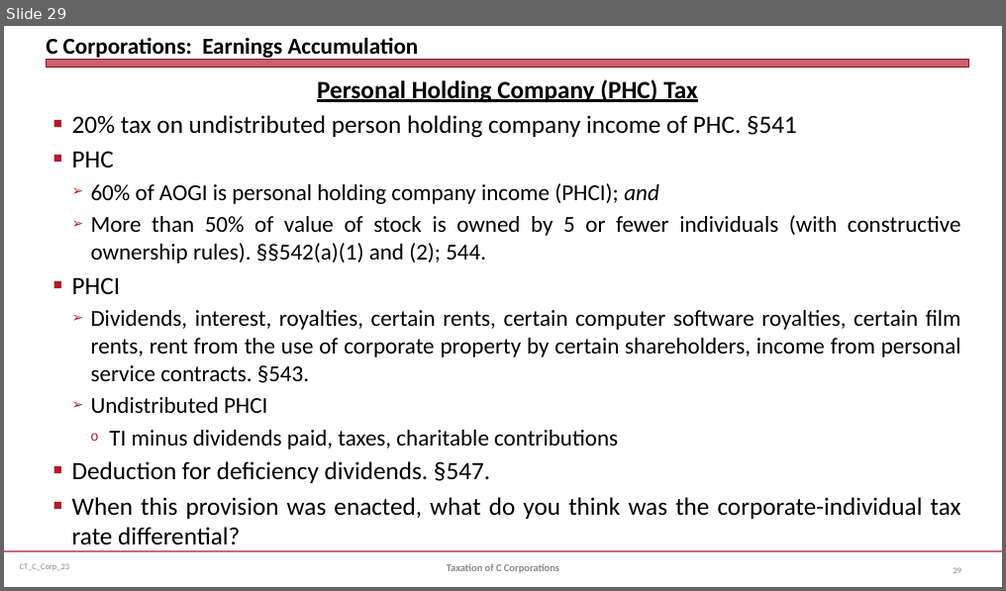
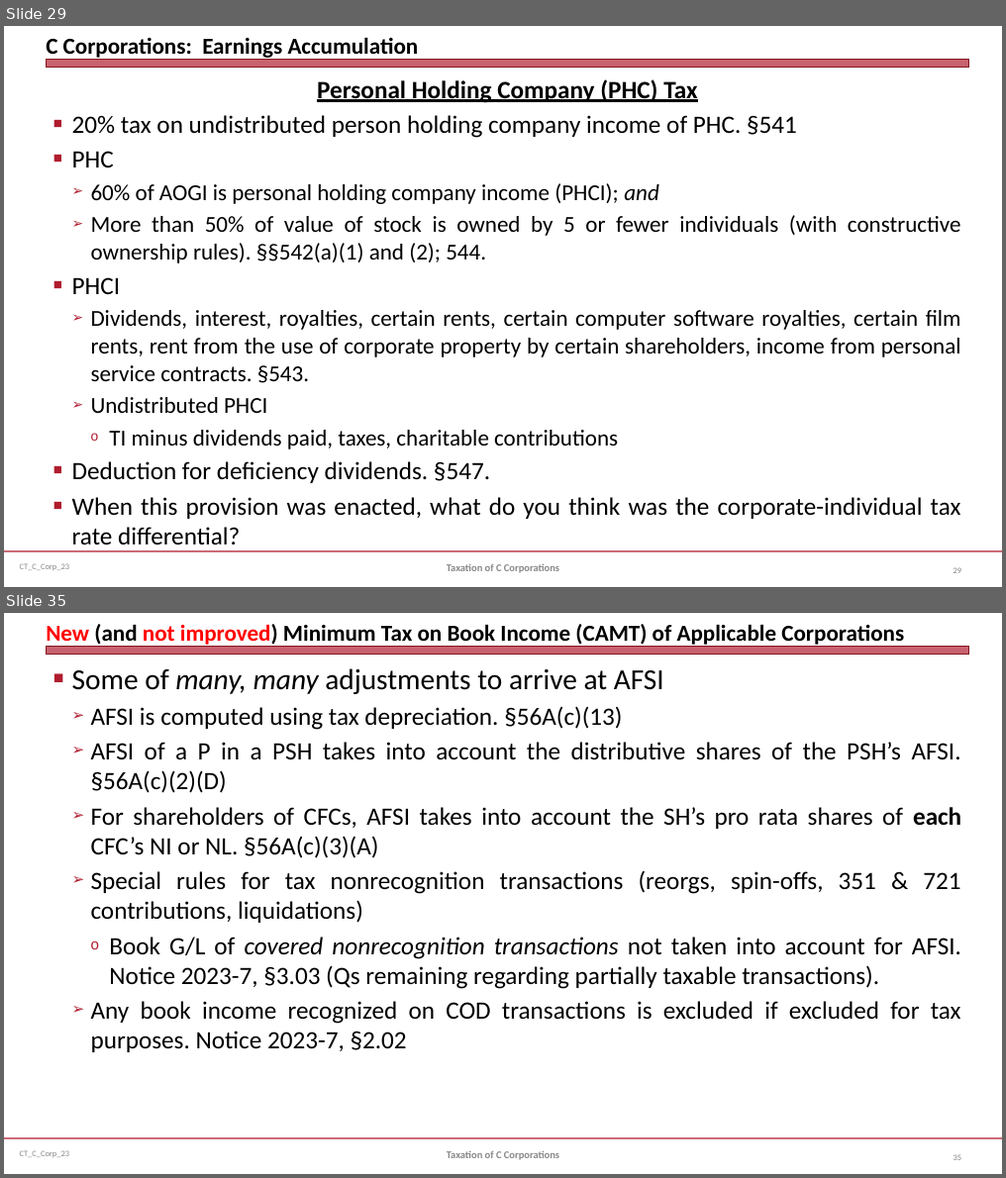
Before and after one commit to jmc877/Corporate-Tax, a slide deck: slides/CT_C_Corp_23.pptx. Shown one above the other, each under a label of ours: slide 29 before the commit, slides 29 and 35 after it; the slides between them are not shown. The pictures are 1006x591 and 1006x1178 pixels, drawn with LibreOffice and Linux fonts; fonts in the diff are those of the drawing. Boxes give left, top, right and bottom in pixels: in the first picture for what was removed or moved away, otherwise in the second. Text is boxed around its words. In the diff, an @@ line names an element or a change of style, - is before the commit and + after.

```diff
--- a/slides/CT_C_Corp_23.pptx
+++ b/slides/CT_C_Corp_23.pptx
@@ slide 35 added at bbox=[4, 613, 1002, 1174], background #FFFFFF; not listed: 3 template elements that a slide beside it also shows @@
@@ title added at bbox=[46, 624, 904, 648], 22 pt, text #000000, bold @@
+New (and not improved) Minimum Tax on Book Income (CAMT) of Applicable Corporations
@@ text added at bbox=[72, 668, 961, 1053], 24 pt, text #000000 @@
+■ Some of many, many adjustments to arrive at AFSI
+  ➢ AFSI is computed using tax depreciation. §56A(c)(13)
+  ➢ AFSI of a P in a PSH takes into account the distributive shares of the PSH’s AFSI. §56A(c)(2)(D)
+  ➢ For shareholders of CFCs, AFSI takes into account the SH’s pro rata shares of each CFC’s NI or NL. §56A(c)(3)(A)
+  ➢ Special rules for tax nonrecognition transactions (reorgs, spin-offs, 351 & 721 contributions, liquidations)
+    o Book G/L of covered nonrecognition transactions not taken into account for AFSI. Notice 2023-7, §3.03 (Qs remaining regarding partially taxable transactions).
+  ➢ Any book income recognized on COD transactions is excluded if excluded for tax purposes. Notice 2023-7, §2.02
@@ text added at bbox=[447, 1152, 559, 1160], 10 pt, text #898989, bold @@
+Taxation of C Corporations
@@ page number added at bbox=[953, 1156, 961, 1160], 8 pt, text #808080 @@
+35
```
Also in this commit, not shown: 8 slides changed, 5 other slides added.
